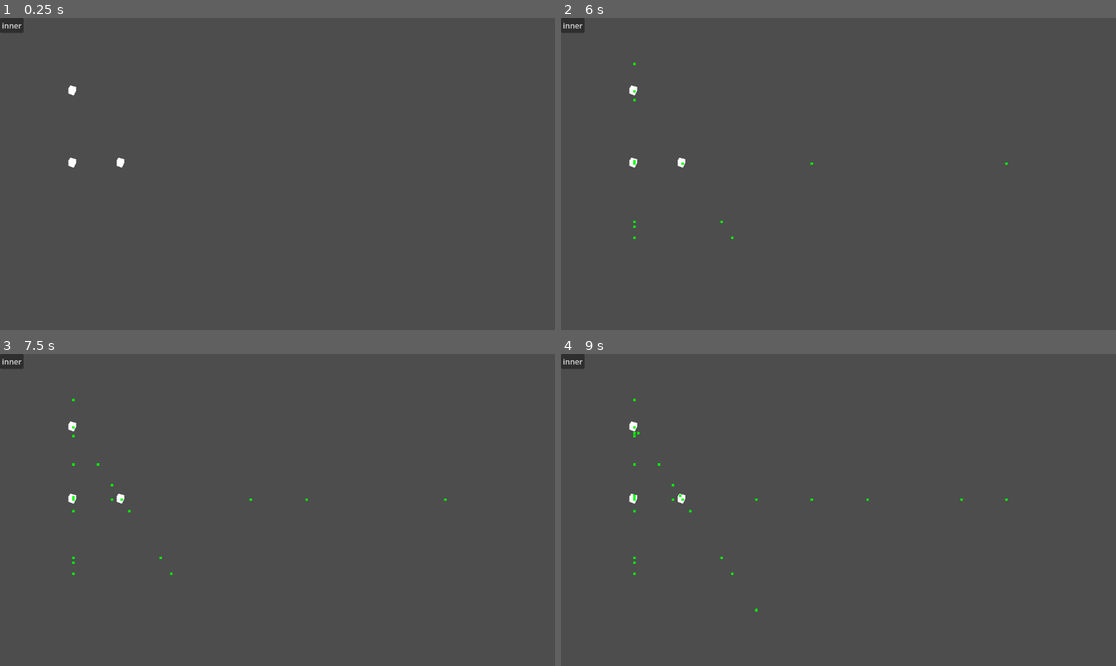
Above: before the commit, frames 1-4 (two rows, left to right).
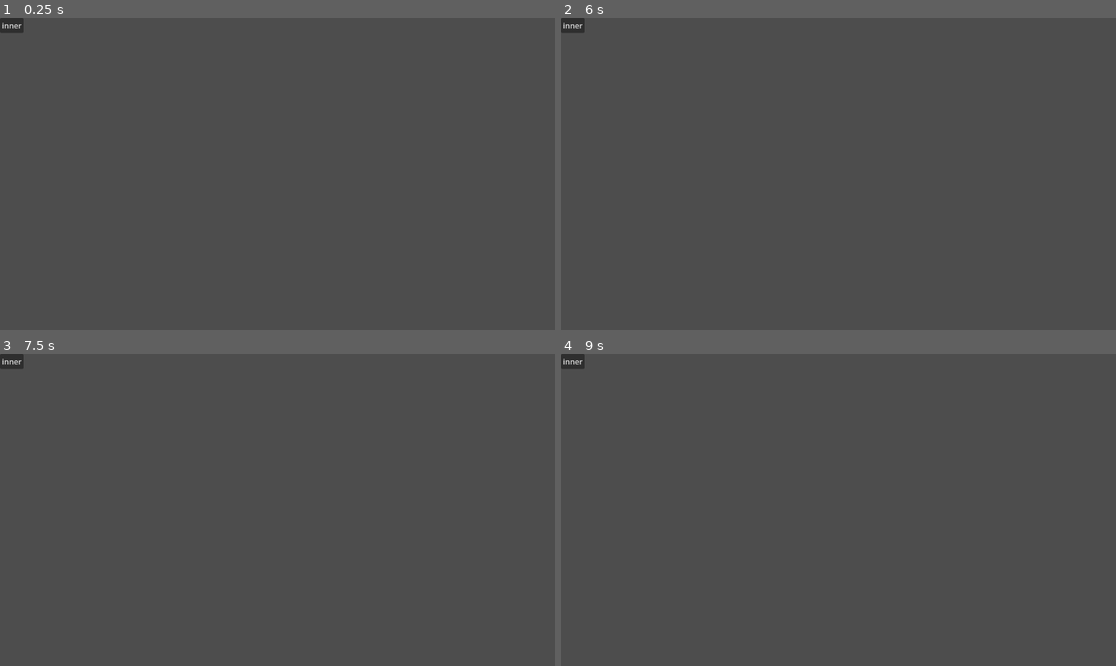
Above: after the commit, the same moments.

Repository: DevinBayly/shape-builder
Game: Godot game, scene res://node_2d.tscn
The game is run twice, just before and just after one commit, with the same random seed, the same clock (stepped at 60 frames per second) and the same inputs. The project has no main scene, so this scene is started directly. The engine's default icon, where the game draws it, is replaced by a stand-in: a white triangle on a blue panel in a dark square.
Inputs (mouse positions are in pixels of both pictures, inside the frame that each line leads up to):
- Up to frame 1 (0.25 s): no input
- Up to frame 2 (6 s): click "inner" at 0.5 s; click "inner" at 1.25 s; click "inner" at 2 s; tap Enter at 2.75, 4.25, 5.75 s; move the mouse to (633, 89) at 2.77 s; click (633, 89) at 2.92 s; tap Space at 3.5, 5 s; move the mouse to (633, 161) at 3.52 s; click (633, 161) at 3.67 s; move the mouse to (683, 161) at 4.27 s; click (683, 161) at 4.42 s; move the mouse to (810, 236) at 5.02 s; click (810, 236) at 5.17 s; move the mouse to (1005, 220) at 5.77 s; click (1005, 220) at 5.92 s
- Up to frame 3 (7.5 s): tap Space at 6.5 s; move the mouse to (111, 463) at 6.52 s; click (111, 463) at 6.67 s; move the mouse to (305, 510) at 7.27 s; click (305, 510) at 7.42 s
- Up to frame 4 (9 s): move the mouse to (755, 432) at 8.02 s; click (755, 432) at 8.17 s; move the mouse to (960, 494) at 8.77 s; click (960, 494) at 8.92 s

The runs differ from the first frame. In frame 1, 0.1% of the frame differs, in the area x 12-23%, y 21-49%; in frame 2, 0.2%; in frame 3, 0.2%; in frame 4, 0.2%, in the area x 12-81%, y 14-83%.

Commit message:
got the enclosing logic

Diff:
--- a/node_2d.gd
+++ b/node_2d.gd
@@ -6,44 +6,36 @@
 func _ready() -> void:
 	print(poly.texture.get_size())
 	viewsize = get_viewport_rect().size
-	var first_point = vert.instantiate()
-	first_point.position = Vector2(150,150)
-	add_child(first_point)
-	var second_point = vert.instantiate()
-	second_point.position = Vector2(150,300)
-	add_child(second_point)
-	var third_point = vert.instantiate()
-	third_point.position = Vector2(250,300)
-	add_child(third_point)
 
-	edges = [
-		[first_point,second_point],
-		[second_point,third_point],
-		[third_point,first_point]
-	]
+
+
 var prev: Node2D = null
 var edges = []
+
 func _unhandled_input(event: InputEvent) -> void:
-	#if event is InputEventMouseButton:
-		#
-		#if event.button_index == MOUSE_BUTTON_LEFT:
-			## create a vertex
-			#var new_vert = vert.instantiate()
-			#new_vert.position = event.position
-			#add_child(new_vert)
-			#if prev:
-				#edges.push_back([prev,new_vert])
-				#prev = new_vert
-			#else:
-				#prev = new_vert
+	if event is InputEventMouseButton:
+
+		if event.button_index == MOUSE_BUTTON_LEFT and event.double_click:
+			# create a vertex
+			var new_vert = vert.instantiate()
+			new_vert.position = event.position
+			add_child(new_vert)
+			if prev:
+				edges.push_back([prev,new_vert])
+				prev = new_vert
+			else:
+				prev = new_vert
 	if event is InputEventMouseMotion:
-		if edges.size() > 0:
+		if edges.size() > 1:
 			print()
 			# check intersections of all the edges in cardinal directions from the point on the screen
 			# make a vector at this current position,
 			var directions = [[200,0.01],[0.01,200],[-200,0.01],[0.01,-200]]
 			#var directions = [[0.01,200]]
-			for edge in edges:
+			var closed =  edges + [
+				[edges[-1][1],edges[0][0]]
+			]
+			for edge in closed:
 				for dir in directions:
 					var e2 = event.position +Vector2(randf()/100,randf()/100)
 					var e1 = Vector2(e2.x + dir[0],e2.y +dir[1]) +  Vector2(randf()/100,randf()/100)
